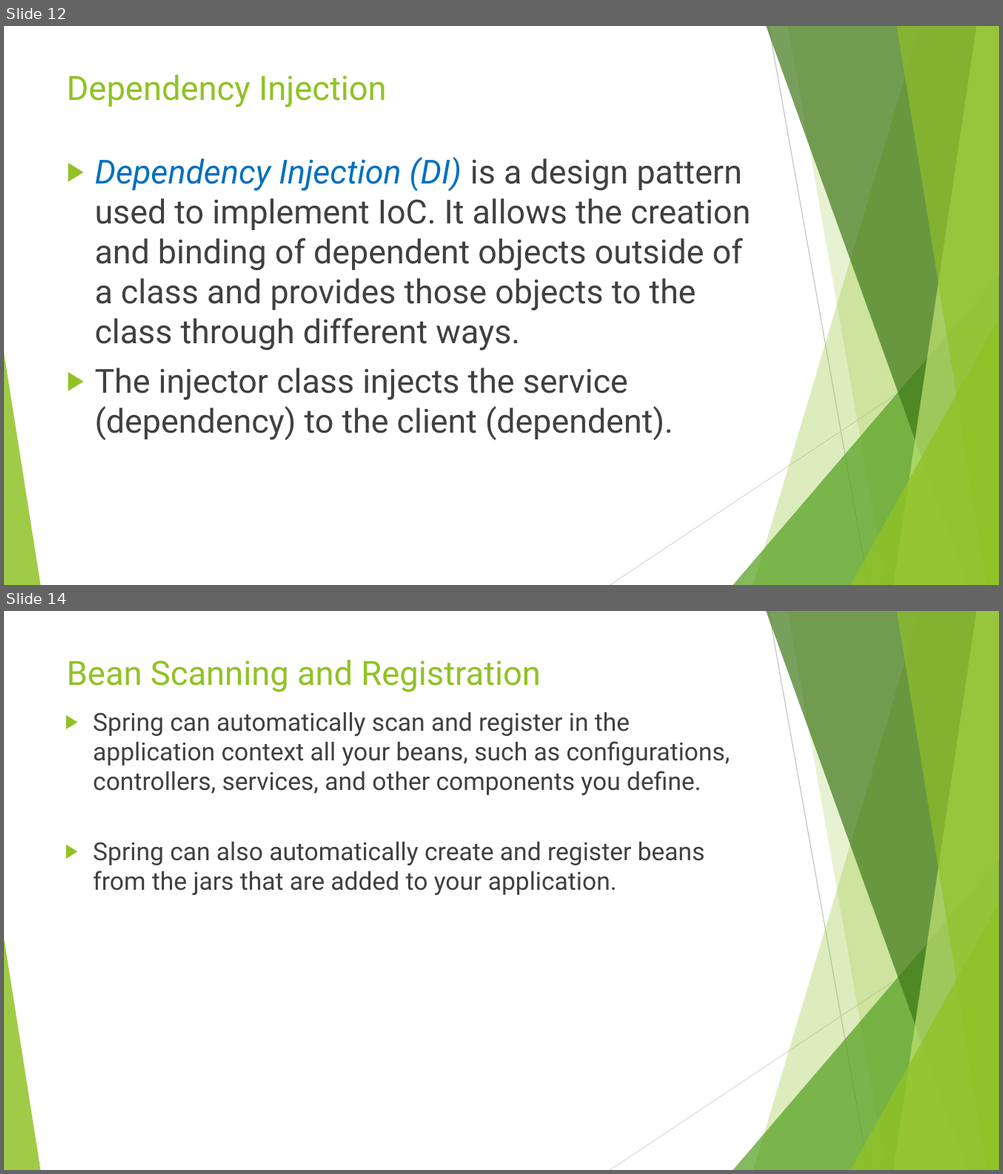
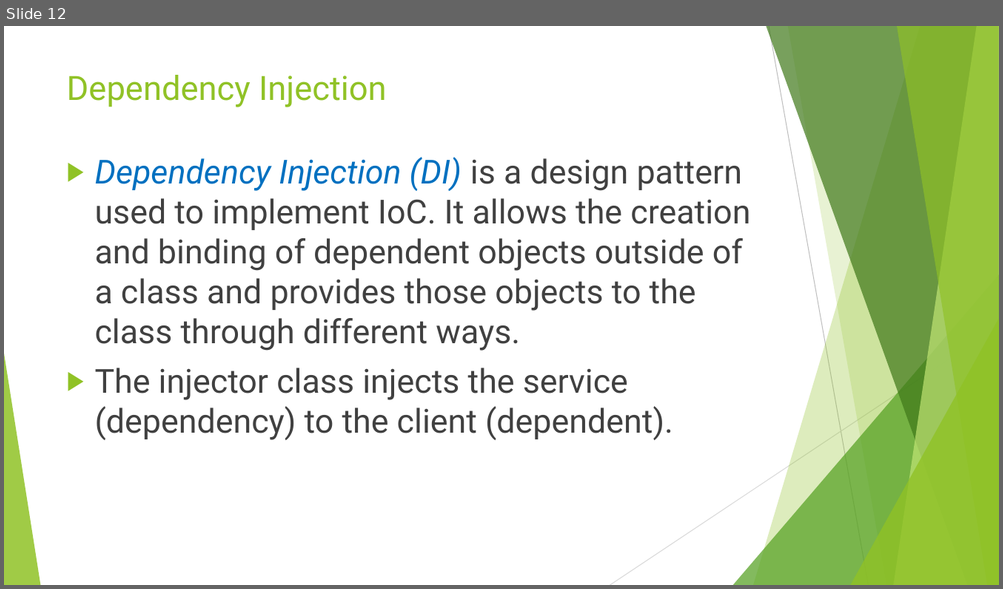
Before and after one commit to idanshal/sb-todo-app-tdp, a slide deck: course_data/presentations/practical_spring_boot_for_tdp.pptx. Shown one above the other, each under a label of ours: slides 12 and 14 before the commit, slide 12 after it; the slides between them are not shown. The pictures are 1003x1174 and 1003x589 pixels, drawn with LibreOffice and Linux fonts; fonts in the diff are those of the drawing. Boxes give left, top, right and bottom in pixels: in the first picture for what was removed or moved away, otherwise in the second. Text is boxed around its words. In the diff, an @@ line names an element or a change of style, - is before the commit and + after.

```diff
--- a/course_data/presentations/practical_spring_boot_for_tdp.pptx
+++ b/course_data/presentations/practical_spring_boot_for_tdp.pptx
@@ slide 14 removed at [4, 611, 999, 1170], background #FFFFFF; not listed: 10 template elements that a slide beside it also shows @@
@@ title removed at [67, 660, 540, 692] @@
-Bean Scanning and Registration
@@ text removed at [93, 712, 730, 895] @@
-▶ Spring can automatically scan and register in the application context all your beans, such as configurations, controllers, services, and other components you define.
-▶ Spring can also automatically create and register beans from the jars that are added to your application.
```
Also in this commit, not shown: 2 slides changed, 1 slide added, 3 other slides removed, 6 other files.
